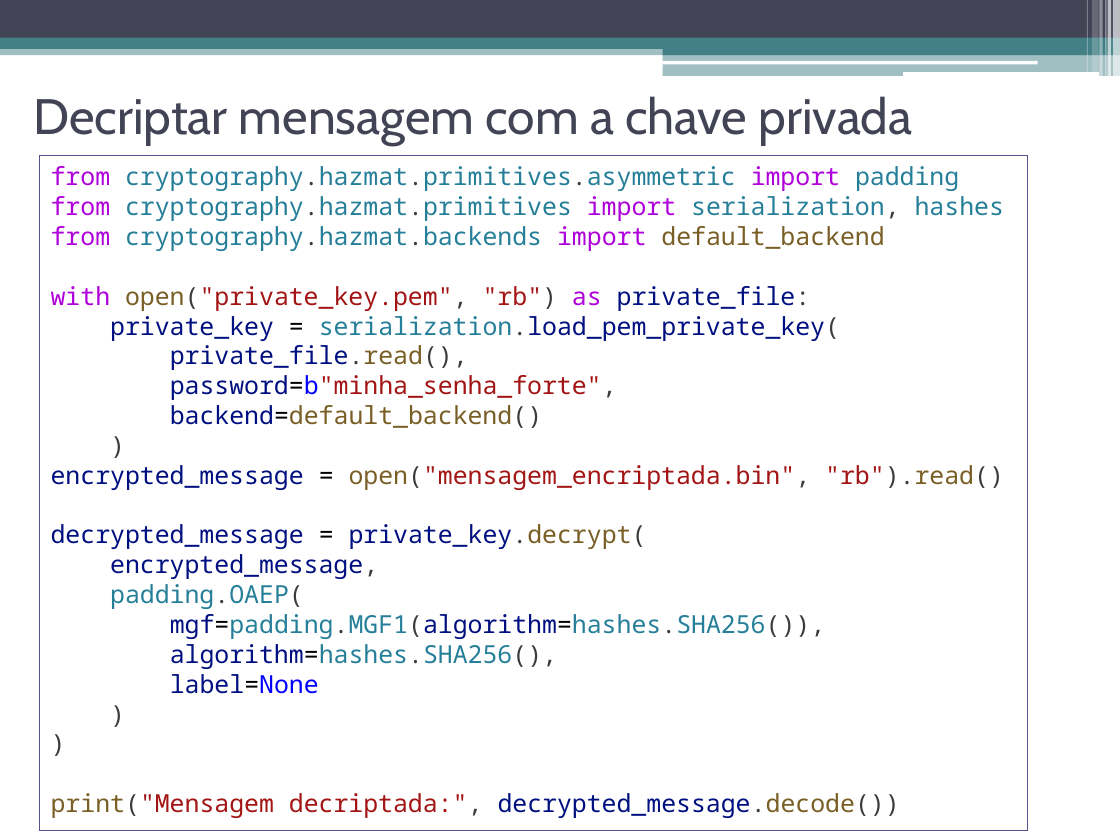
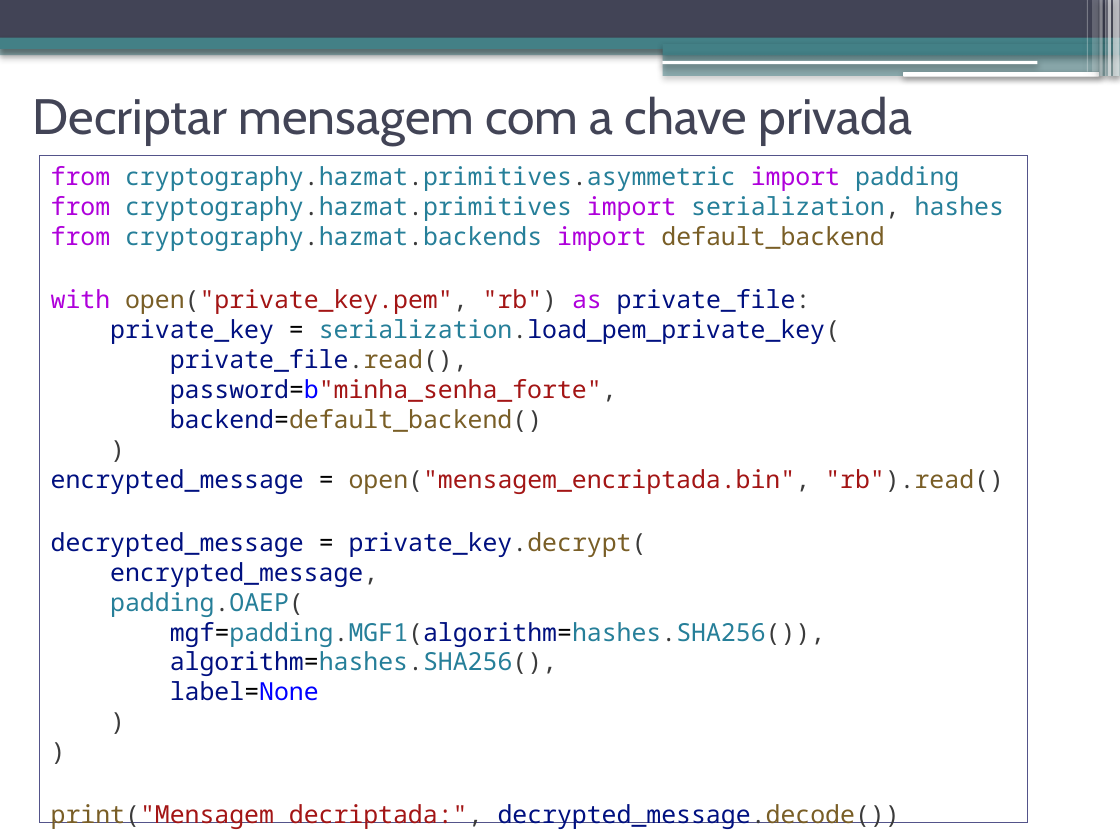
Before and after one commit to jeffersoncarvalho/ufc_2025_2, a slide deck: slide 28 of DES_PER/slides/ds_persist-01-arquivos.pptx (slide 27 before the commit). Drawn at 1120x840 pixels with LibreOffice and Linux fonts; fonts in the diff are those of the drawing. Boxes give left, top, right and bottom in pixels: in the first picture for what was removed or moved away, otherwise in the second. Text is boxed around its words. In the diff, an @@ line names an element or a change of style, - is before the commit and + after.

```diff
--- a/DES_PER/slides/ds_persist-01-arquivos.pptx
+++ b/DES_PER/slides/ds_persist-01-arquivos.pptx
@@ shadow on in 13 elements at [0, 45, 1120, 55], [0, 0, 1120, 38], [0, 38, 1120, 49], [663, 44, 1120, 55], [663, 54, 1120, 76], [662, 60, 1037, 64], [903, 72, 1099, 76], [1113, 0, 1120, 76], [1108, 0, 1111, 76], [1105, 0, 1107, 76], [1100, 0, 1103, 76], [1092, 0, 1099, 72], [1086, 0, 1088, 72] @@
@@ rectangle "from cryptography.hazmat.primitives.asymmetric import paddin ...": place and size @@
-rectangle "from cryptography.hazmat.primitives.asymmetric import paddin ..." at [39, 156, 1027, 830]
+rectangle "from cryptography.hazmat.primitives.asymmetric import paddin ..." at [39, 156, 1027, 822]
@@ rectangle "from cryptography.hazmat.primitives.asymmetric import paddin ..." at [39, 156, 1027, 822]: outline #53548A 0.75 pt to #53548A 0 pt @@
```
Also in this commit, not shown: 27 other slides changed, 1 slide added, 2 other files.
